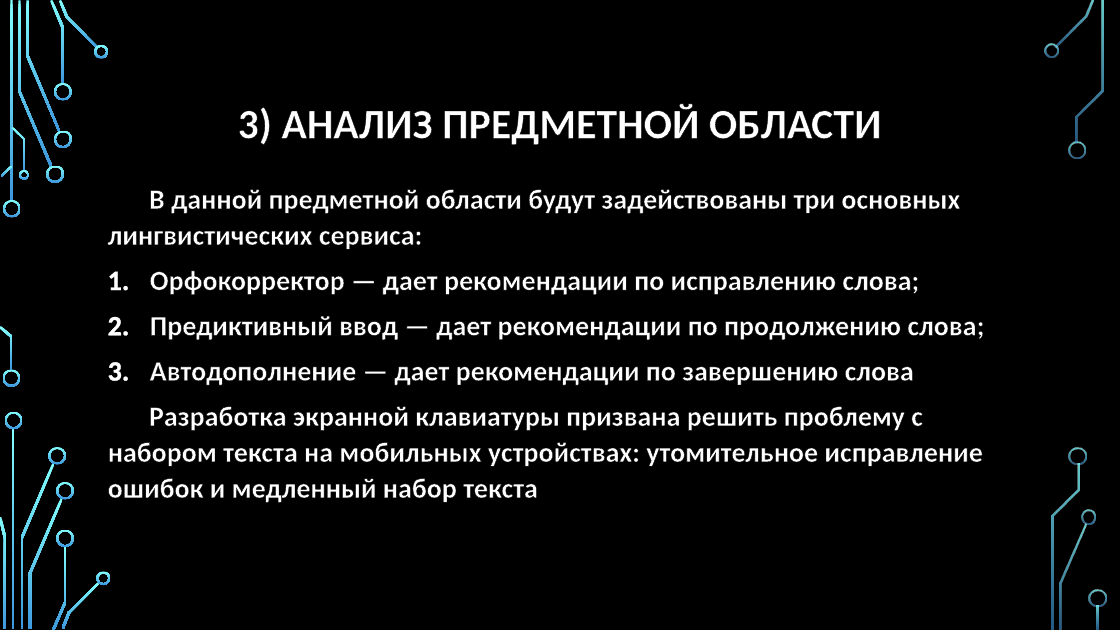
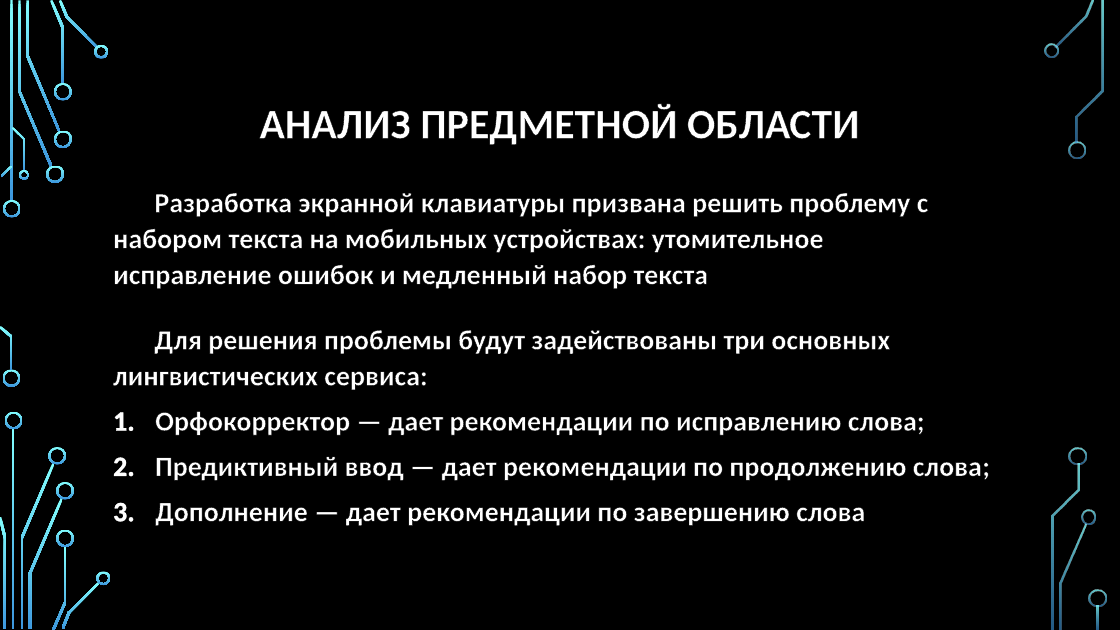
Before and after one commit to Ruslan-Far/docs-graduate-work, a slide deck: slide 3 of Фархетдинов - Презентация по ВКР.pptx. Drawn at 1120x630 pixels with LibreOffice and Linux fonts; fonts in the diff are those of the drawing; background and template pictures are left out. Boxes give left, top, right and bottom in pixels: in the first picture for what was removed or moved away, otherwise in the second. Text is boxed around its words. In the diff, an @@ line names an element or a change of style, - is before the commit and + after.

```diff
--- a/Фархетдинов - Презентация по ВКР.pptx
+++ b/Фархетдинов - Презентация по ВКР.pptx
@@ title at (260, 104, 860, 145): text changed @@
-3) АНАЛИЗ ПРЕДМЕТНОЙ ОБЛАСТИ
+АНАЛИЗ ПРЕДМЕТНОЙ ОБЛАСТИ
@@ text added at (113, 193, 929, 289), 24 pt, text #FFFFFF, bold @@
+Разработка экранной клавиатуры призвана решить проблему с набором текста на мобильных устройствах: утомительное исправление ошибок и медленный набор текста
@@ text "Для решения проблемы будут задействованы ...": place and size @@
-text "Для решения проблемы будут задействованы ..." at (108, 189, 984, 503)
+text "Для решения проблемы будут задействованы ..." at (113, 330, 990, 526)
@@ text at (113, 330, 890, 390): text changed @@
-В данной предметной области будут задействованы три основных лингвистических сервиса:
+Для решения проблемы будут задействованы три основных лингвистических сервиса:
@@ text at (155, 503, 865, 526): text changed @@
-3. Автодополнение — дает рекомендации по завершению слова
-Разработка экранной клавиатуры призвана решить проблему с набором текста на мобильных устройствах: утомительное исправление ошибок и медленный набор текста
+3. Дополнение — дает рекомендации по завершению слова
```
Also in this commit, not shown: 4 other slides changed, 1 other file.
